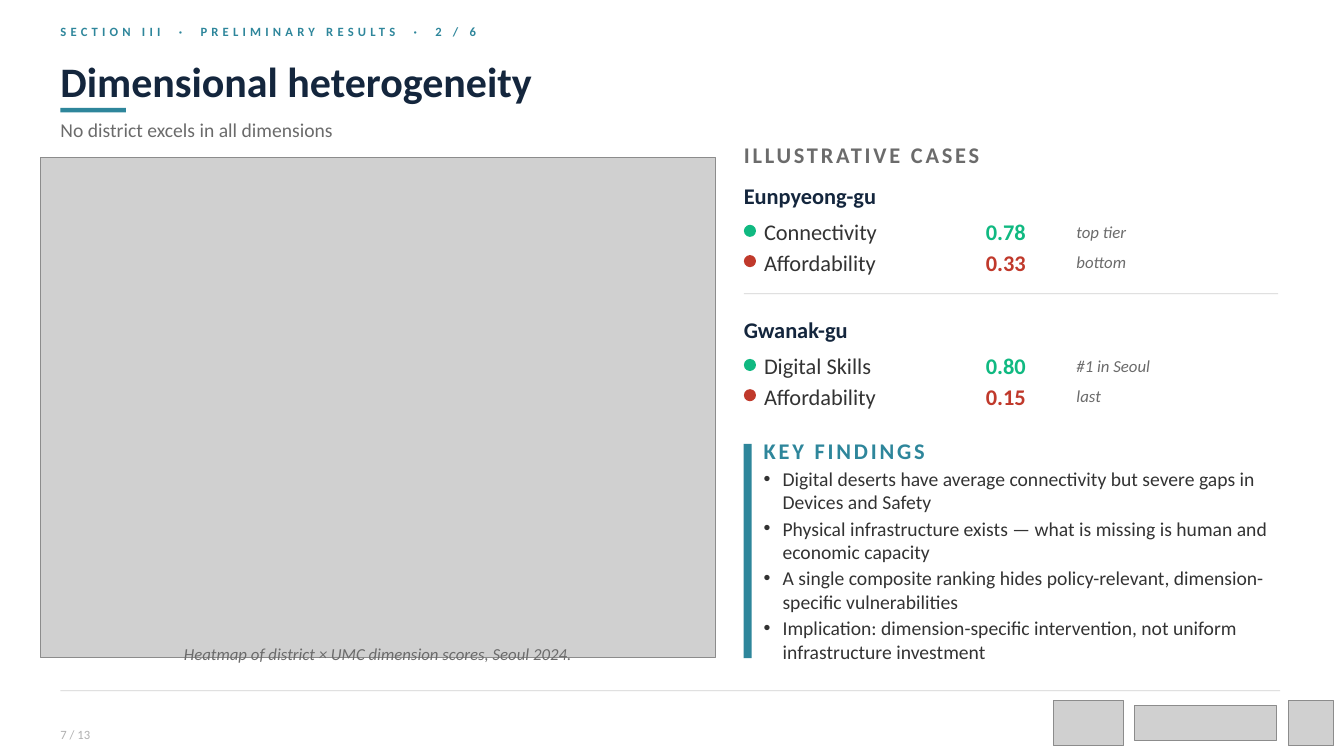
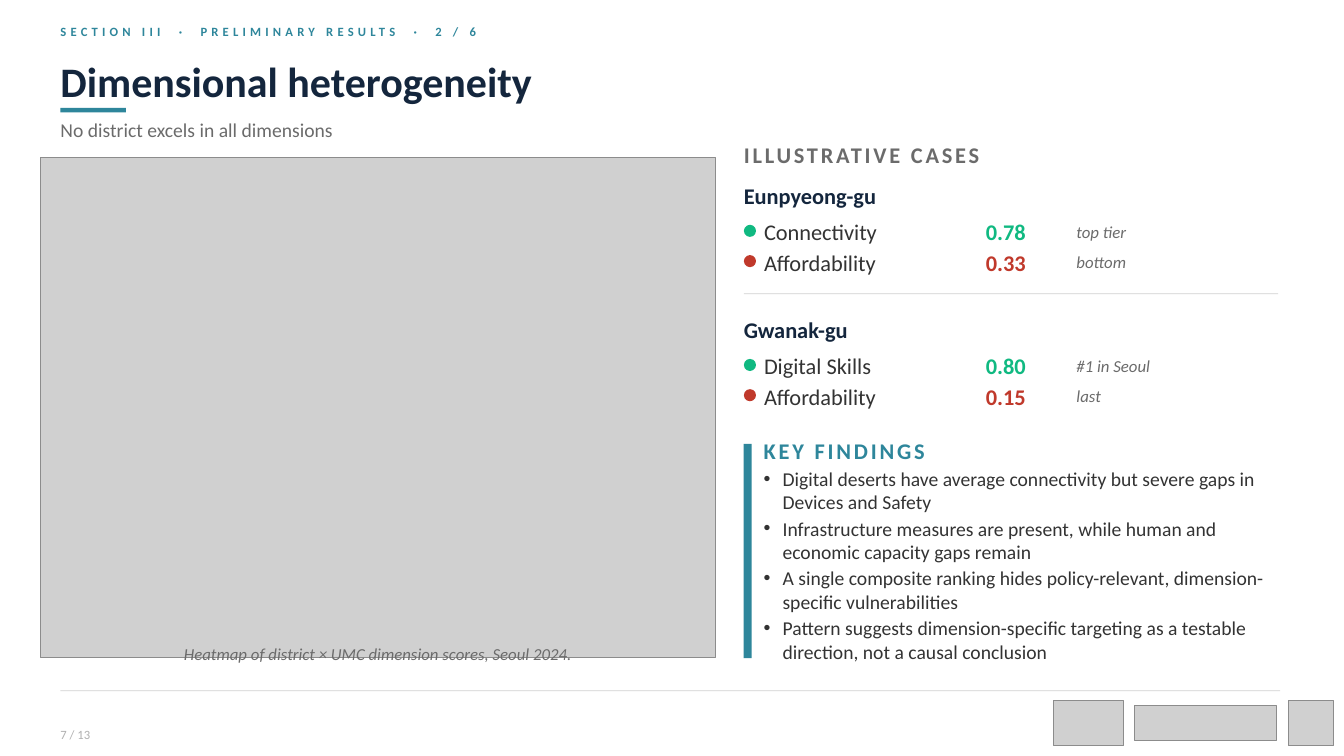
Before and after one commit to ITU-project-team/umc, a slide deck: slide 7 of ppt/HighFive_Step3_Submission.pptx. Drawn at 1344x756 pixels with LibreOffice and Linux fonts; fonts in the diff are those of the drawing; grey boxes stand for pictures. Boxes give left, top, right and bottom in pixels: in the first picture for what was removed or moved away, otherwise in the second. Text is boxed around its words. In the diff, an @@ line names an element or a change of style, - is before the commit and + after.

Commit message:
De-Claude PPT submission: declarative titles, numeric consistency
- Convert four question-form result titles (S6, S8, S9, S11) to finding statements.
- Soften ALL-CAPS labels; replace status glyphs with text legend on S12;
  redistribute em-dash constructions to colons/periods.
- Temper causal-overreach phrasing on S7 to pattern/observation framing.
- Reconcile corpus figures to the S4 funnel (1,287,761 / 480,972) on S10 chips;
  fix S8 page number 9->8. Content unchanged; tone, labels, and figure
  consistency only. No raw post text or IDs.

```diff
--- a/ppt/HighFive_Step3_Submission.pptx
+++ b/ppt/HighFive_Step3_Submission.pptx
@@ text at (783,522,1216,563): text changed @@
-• Physical infrastructure exists — what is missing is human and economic capacity
+• Infrastructure measures are present, while human and economic capacity gaps remain
@@ text at (783,621,1246,662): text changed @@
-• Implication: dimension-specific intervention, not uniform infrastructure investment
+• Pattern suggests dimension-specific targeting as a testable direction, not a causal conclusion
```
Also in this commit, not shown: 7 other slides changed.
